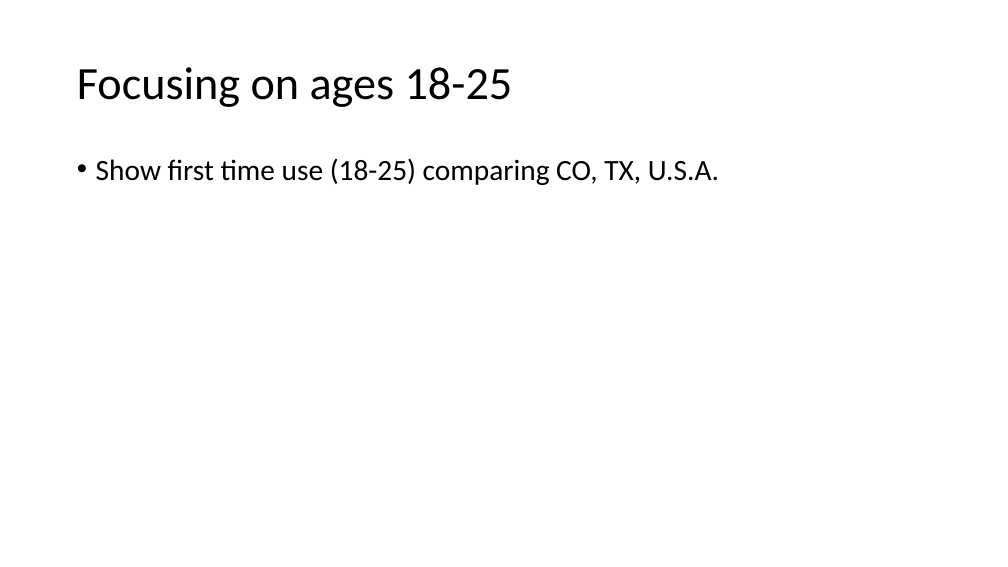
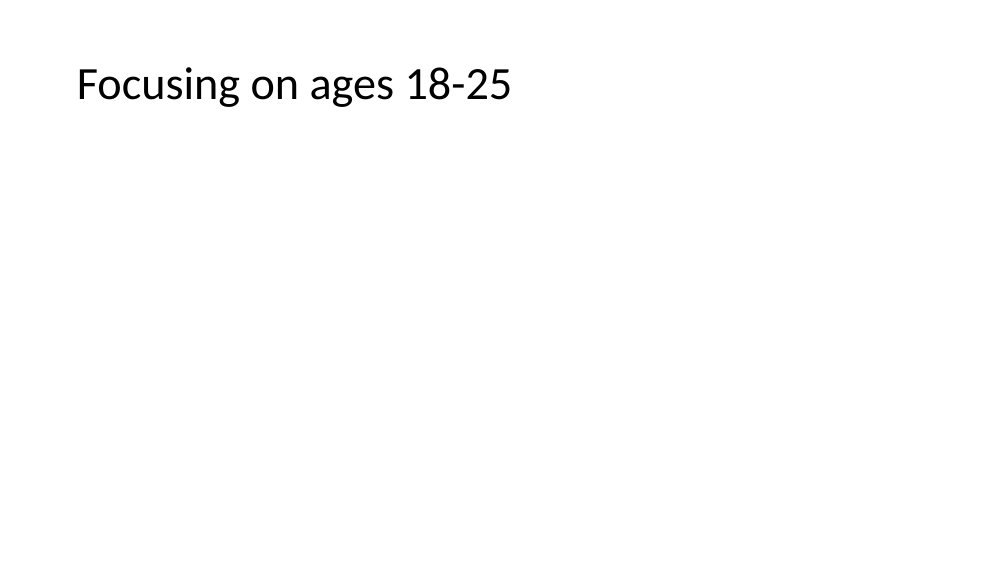
Before and after one commit to zdsteele/Project_1, a slide deck: slide 4 of Outline.pptx. Drawn at 1008x567 pixels with LibreOffice and Linux fonts; fonts in the diff are those of the drawing; background and template pictures are left out. Boxes give left, top, right and bottom in pixels: in the first picture for what was removed or moved away, otherwise in the second. Text is boxed around its words. In the diff, an @@ line names an element or a change of style, - is before the commit and + after.

```diff
--- a/Outline.pptx
+++ b/Outline.pptx
@@ text removed at bbox=[96, 158, 719, 185] @@
-• Show first time use (18-25) comparing CO, TX, U.S.A.
```
Also in this commit, not shown: 1 other slide changed, 1 slide added, 1 slide removed, 4 other files.
